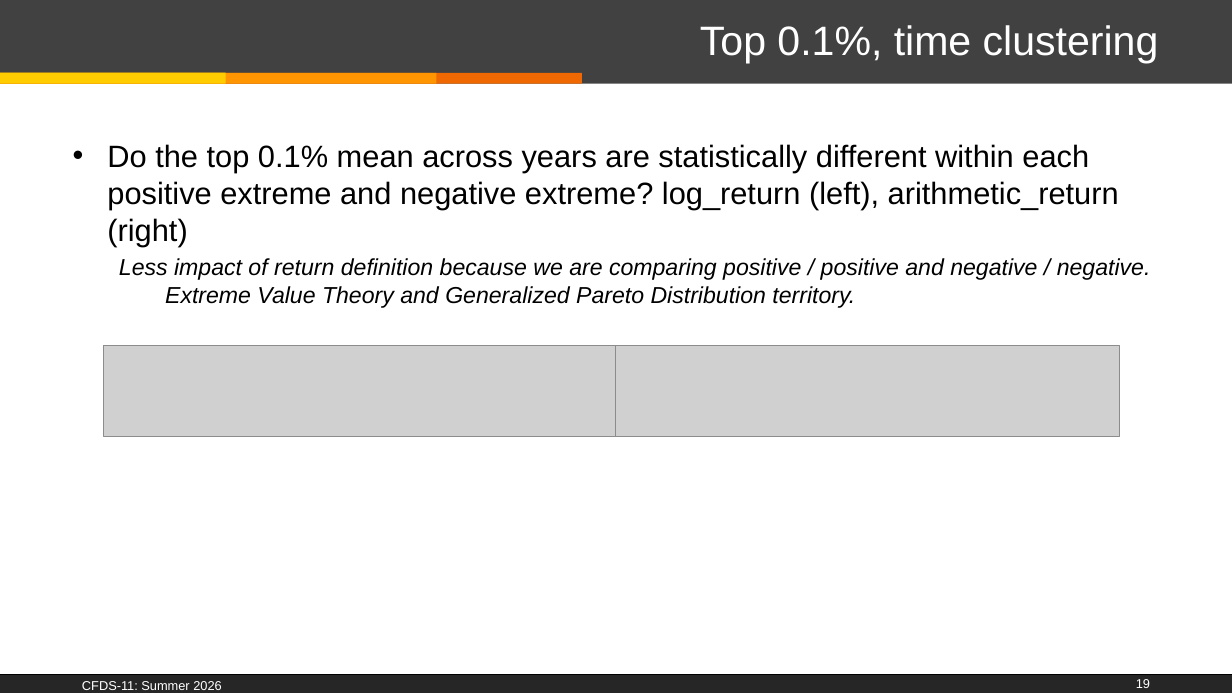
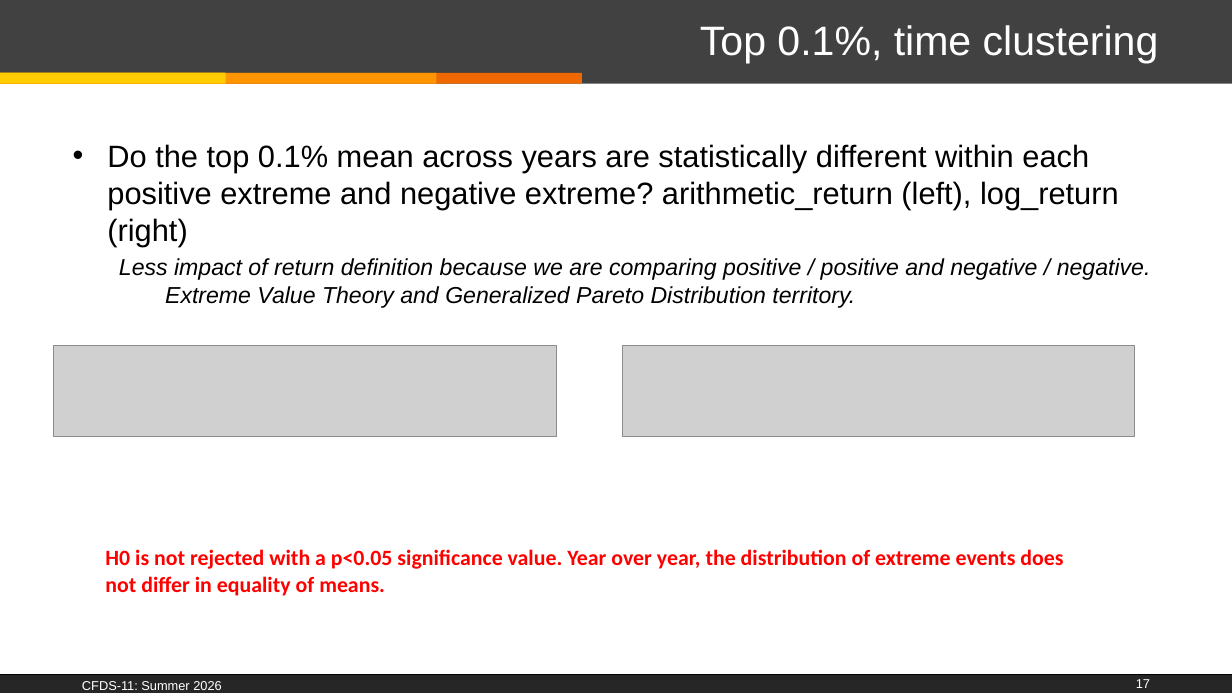
Before and after one commit to PierreNiberon/CFDS-Project, a slide deck: slide 17 of CFDS-11_Class-2025_26-PierreNiberon.pptx (slide 19 before the commit). Drawn at 1232x693 pixels with LibreOffice and Linux fonts; fonts in the diff are those of the drawing; grey boxes stand for pictures; background and template pictures are left out. Boxes give left, top, right and bottom in pixels: in the first picture for what was removed or moved away, otherwise in the second. Text is boxed around its words. In the diff, an @@ line names an element or a change of style, - is before the commit and + after.

```diff
--- a/CFDS-11_Class-2025_26-PierreNiberon.pptx
+++ b/CFDS-11_Class-2025_26-PierreNiberon.pptx
@@ text at box(107, 144, 1119, 246): text changed @@
-• Do the top 0.1% mean across years are statistically different within each positive extreme and negative extreme? log_return (left), arithmetic_return (right)
+• Do the top 0.1% mean across years are statistically different within each positive extreme and negative extreme? arithmetic_return (left), log_return (right)
@@ picture: place and size @@
-picture at box(103, 345, 615, 437)
+picture at box(54, 345, 557, 437)
@@ picture: place and size @@
-picture at box(616, 345, 1119, 437)
+picture at box(622, 345, 1134, 437)
@@ text added at box(105, 549, 1063, 596), 17 pt, text #FF0000, bold @@
+H0 is not rejected with a p<0.05 significance value. Year over year, the distribution of extreme events does not differ in equality of means.
@@ page number at box(1136, 679, 1150, 688): text changed @@
-19
+17
```
Also in this commit, not shown: 20 other slides changed, 1 slide added, 15 slides removed, 3 other files.
